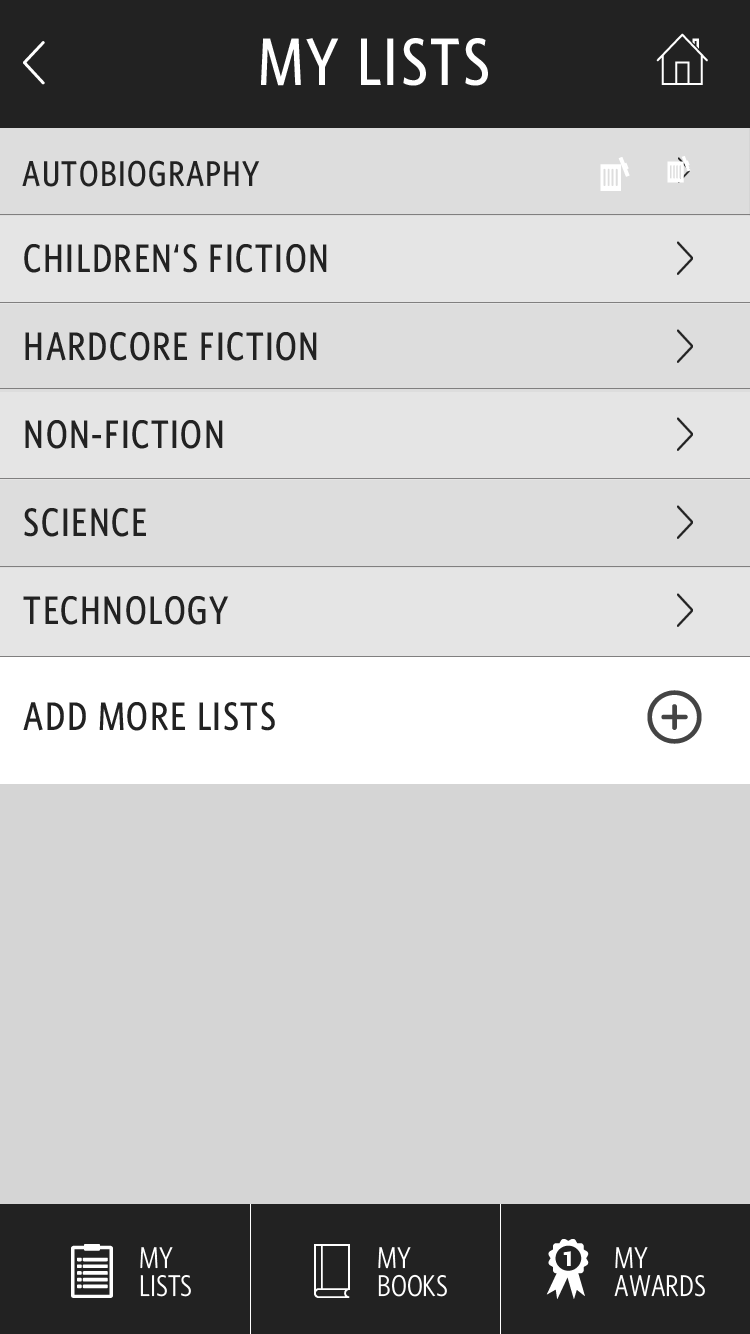
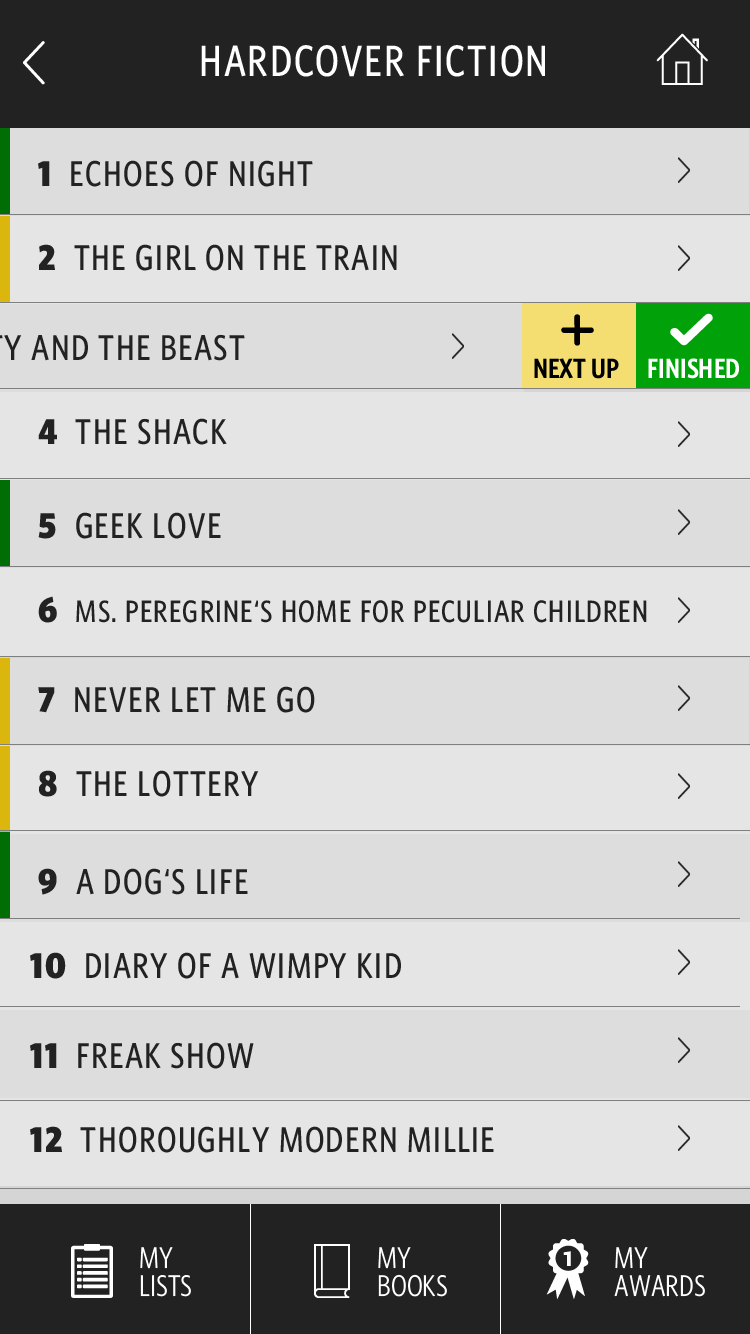
Before/after of a (750, 1334) layered artwork. What changed in the layer stack:
renamed "MY LISTS" to "HARDCOVER FICTION", painted on it over [201, 38, 545, 86]
added group "Detail List" with 72 layers in group "My LIsts" over [0, 128, 750, 1189]
added layer "6 MS. PEREGRINE‘S HOME FOR PECULIAR CHILDREN" in group "Detail List" over [38, 596, 647, 623]
added group "Pins" with 12 layers in group "Detail List" over [0, 216, 750, 1189]
moved "Vector Smart Object" (2nd of 7, in "My LIsts" › "Detail List") into group "Detail List", painted on it over [561, 157, 630, 346]
added group "Arrows" with 12 layers in group "Detail List" over [452, 157, 690, 1151]
added group "BGs" with 12 layers in group "Detail List" over [0, 128, 750, 1186]
added layer "Layer 13 copy 18" in group "BGs" over [0, 1098, 750, 1186]
added layer "Layer 13 copy 17" in group "BGs" over [0, 1010, 750, 1098]
added layer "Layer 13 copy 16" in group "BGs" over [0, 922, 750, 1010]
added layer "Layer 13 copy 15" in group "BGs" over [0, 834, 750, 922]
added layer "Layer 13 copy 14" in group "BGs" over [0, 746, 750, 834]
added layer "Layer 13 copy 13" in group "BGs" over [0, 658, 749, 746]
added layer "Layer 13 copy 5" (2nd of 3, in "My LIsts" › "Detail List" › "BGs") in group "BGs" over [23, 593, 693, 627]
added layer "Layer 13 copy 4" (2nd of 3, in "My LIsts" › "Detail List" › "BGs") in group "BGs" over [0, 480, 693, 566]
added layer "Layer 13 copy 3" (2nd of 3, in "My LIsts" › "Detail List" › "BGs") in group "BGs" over [25, 417, 693, 451]
added layer "Layer 13 copy 2" (2nd of 3, in "My LIsts" › "Detail List" › "BGs") in group "BGs" over [0, 304, 524, 388]
added layer "Layer 13 copy" (2nd of 3, in "My LIsts" › "Detail List" › "BGs") in group "BGs" over [0, 216, 750, 304]
added layer "Layer 13" (2nd of 3, in "My LIsts" › "Detail List" › "BGs") in group "BGs" over [0, 128, 691, 214]
hid group "My List" (30 layers) over [0, 128, 750, 784]
…and 46 more changes (44 added, 2 painted, 1 renamed, 2 stack)
